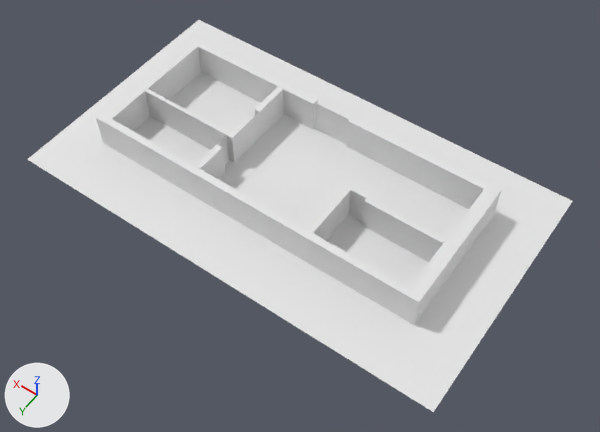
The Blender file Assets/3D_textures/Inside_House.blend, before and after one commit.
Rendered twice from a camera (50 mm lens) standing at (-129.0, 200.0, 254.0) and looking at (-11.0, 36.0, -5.0). The axes (+X, +Y, +Z) are drawn at lower left. The lights are the same throughout. The first picture is the older version.

Objects in the first picture: 'Doors', 'Ground', 'Inner Walls', 'Plane', 'Walls'.
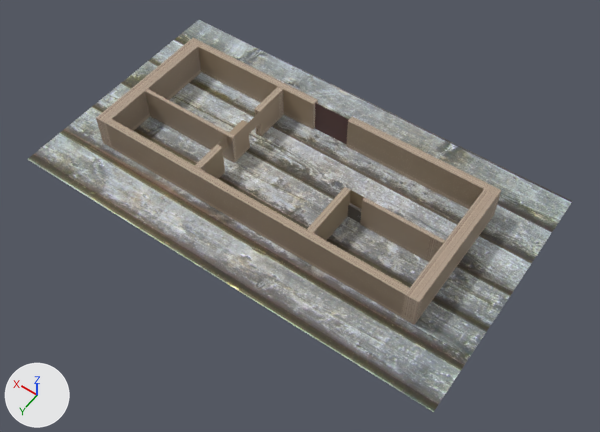
Commit message: Inner Roons

Location of each change, [x1, y1, x2, y2] in pixels of the pictures (600 x 432 px):
'Ground', recoloured (white to grey)
    both: [27, 20, 573, 412]
'Walls', recoloured (white to beige)
    both: [96, 38, 501, 325]
'Inner Walls', recoloured
    both: [145, 87, 445, 262]
'Plane', recoloured (white to brown)
    both: [315, 103, 349, 144]
'Doors', deleted
    before: [223, 124, 364, 222]
'Door', added
    after: [349, 207, 360, 222]
'DoorFrame', added
    after: [348, 205, 361, 223]

The change, as a diff of the scene's bpy script:
```diff
--- a/Assets/3D_textures/Inside_House.blend.py
+++ b/Assets/3D_textures/Inside_House.blend.py
@@ img_indoorwall2_jpg @@
+img_indoorwall2_jpg = load_image('indoorwall2.jpg', 'Textures/indoorwall2.jpg', 3024, 4032, 'sRGB')
@@ img_old_wood_planked_wall_jpg @@
+img_old_wood_planked_wall_jpg = load_image('Old_wood_planked_wall.jpg', 'Textures/Old_wood_planked_wall.jpg', 1600, 1200, 'sRGB')
@@ img_door_jpg @@
+img_door_jpg = load_image('door.jpg', 'Textures/door.jpg', 256, 512, 'sRGB')
@@ mat_material_002 @@
+mat_material_002 = bpy.data.materials.new('Material.002')
+mat_material_002.use_nodes = True; mat_material_002.node_tree.nodes.clear()
+_N = mat_material_002.node_tree.nodes; _L = mat_material_002.node_tree.links
+n0 = _N.new('ShaderNodeBsdfPrincipled'); n0.name = 'Principled BSDF'
+n1 = _N.new('ShaderNodeOutputMaterial'); n1.name = 'Material Output'
+n2 = _N.new('ShaderNodeRGB'); n2.name = 'Color'
+n2.outputs[0].default_value = (0.089, 0.037, 0.0345, 1.0)  # 'Color', brown #543634
+_L.new(n0.outputs[0], n1.inputs[0])  # 'BSDF' to 'Surface'
+_L.new(n2.outputs[0], n0.inputs[0])  # 'Color' to 'Base Color'
@@ mat_material_003 @@
+mat_material_003 = principled_material('Material.003')
+mat_material_003.texture = img_indoorwall2_jpg
@@ mat_material_001 @@
+mat_material_001 = principled_material('Material.001')
+mat_material_001.texture = img_indoorwall2_jpg
@@ mat_material @@
+mat_material = principled_material('Material')
+mat_material.texture = img_old_wood_planked_wall_jpg
@@ mat_door_material @@
+mat_door_material = principled_material('Door_material')
+mat_door_material.texture = img_door_jpg
@@ me_plane @@
 me_plane.from_pydata(...)  # 4 vertices, 1 face; spans x -1.0..1.0, y -1.0..1.0, z 0.0
+me_plane.materials.append(mat_material)  # picture img_old_wood_planked_wall_jpg
@@ me_cube_003 @@
 me_cube_003.from_pydata(...)  # 102 vertices, 92 faces; spans x -27.1..27.0, y -1.0..37.0, z -1.0..14.2
+me_cube_003.materials.append(mat_material_001)  # picture img_indoorwall2_jpg
@@ me_cube_007 @@
 me_cube_007.from_pydata(...)  # 140 vertices, 126 faces; spans x -32.1..68.0, y -32.9..1.0, z -1.0..14.0
+me_cube_007.materials.append(mat_material_003)  # picture img_indoorwall2_jpg
@@ me_plane_001 @@
 me_plane_001.from_pydata(...)  # 4 vertices, 1 face; spans x -1.0..1.0, y -1.0..1.0, z 0.0
+me_plane_001.materials.append(mat_material_002)
@@ me_doorfrane @@
+me_doorfrane.from_pydata(...)  # 32 vertices, 24 faces; spans x -0.5..0.5, y -0.03..0.05, z 0.0..2.1
+me_doorfrane.materials.append(mat_door_material)  # picture img_door_jpg
@@ me_door @@
+me_door.from_pydata(...)  # a box spanning x -0.84..0.0, y 0.0..0.03, z -1.05..0.96
+me_door.materials.append(mat_door_material)  # picture img_door_jpg
@@ ob_doors @@
-ob_doors = bpy.data.objects.new('Doors', me_plane_003)
-ob_doors.location = (24.6, 17.5, 4.0)
-ob_doors.rotation_euler = (0.0, 1.571, 0.0)  # degrees (0, 90, 0)
-ob_doors.scale = (4.31, 4.03, 1.0)
@@ ob_door @@
+ob_door = bpy.data.objects.new('Door', me_door)
+ob_door.parent = ob_doorframe
+ob_door.location = (0.418, -0.0221, 1.05)
@@ ob_doorframe @@
+ob_doorframe = bpy.data.objects.new('DoorFrame', me_doorfrane)
+ob_doorframe.parent = ob_door_group
+ob_doorframe.location = (0.0, 0.0, 0.0)
@@ ob_door_group @@
+ob_door_group = bpy.data.objects.new('Door_Group', None)
+ob_door_group.location = (-31.21, 27.84, 0.0)
+ob_door_group.scale = (6.03, 3.36, 3.36)
```
